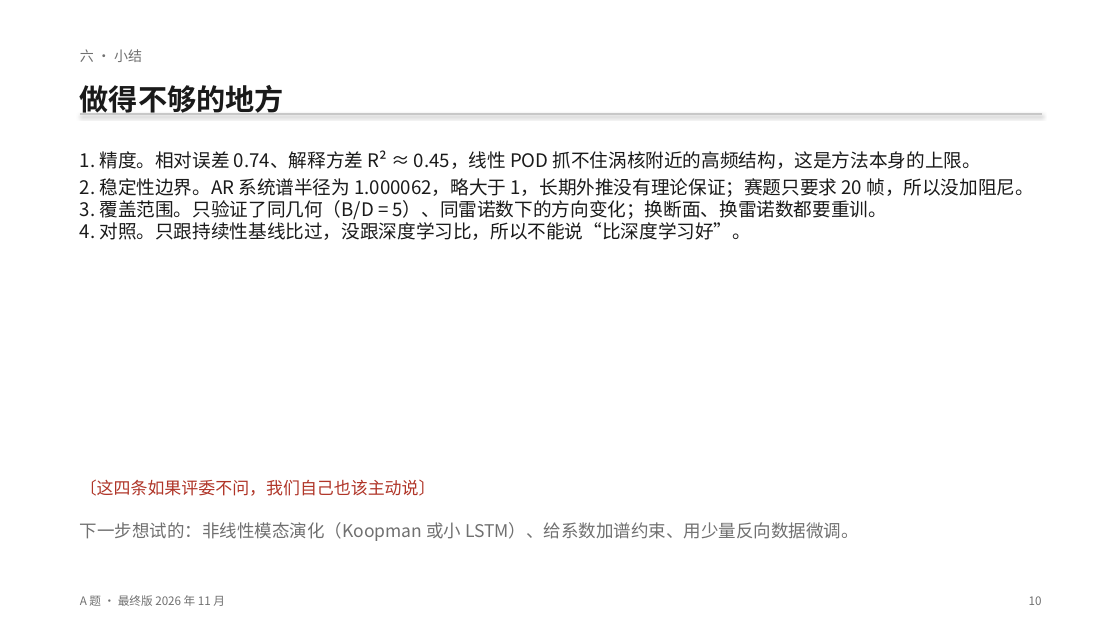
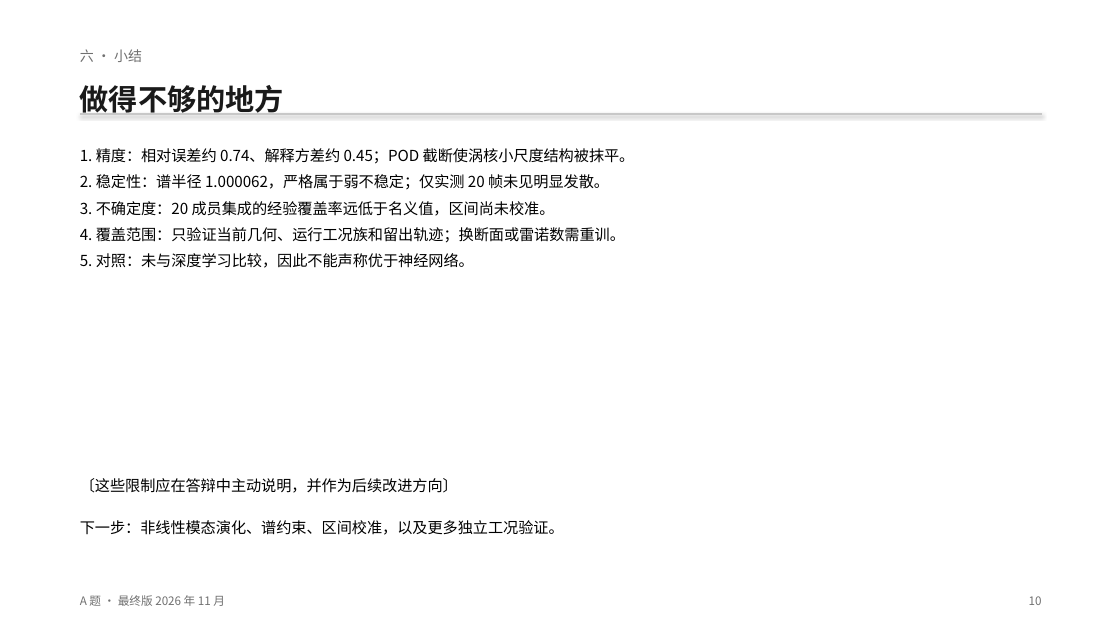
Before and after one commit to tuofeilun711/-A-, a slide deck: slide 10 of deliverables/A题_POD-AR_答辩汇报.pptx. Drawn at 1120x630 pixels with LibreOffice and Linux fonts; fonts in the diff are those of the drawing. Boxes give left, top, right and bottom in pixels: in the first picture for what was removed or moved away, otherwise in the second. Text is boxed around its words. In the diff, an @@ line names an element or a change of style, - is before the commit and + after.

```diff
--- a/deliverables/A题_POD-AR_答辩汇报.pptx
+++ b/deliverables/A题_POD-AR_答辩汇报.pptx
@@ text at [80,148,635,268]: text changed; size 16 to 13 pt; text colour #1A1A1A to #000000 @@
-1. 精度。相对误差 0.74、解释方差 R² ≈ 0.45，线性 POD 抓不住涡核附近的高频结构，这是方法本身的上限。
-2. 稳定性边界。AR 系统谱半径为 1.000062，略大于 1，长期外推没有理论保证；赛题只要求 20 帧，所以没加阻尼。
-3. 覆盖范围。只验证了同几何（B/D = 5）、同雷诺数下的方向变化；换断面、换雷诺数都要重训。
-4. 对照。只跟持续性基线比过，没跟深度学习比，所以不能说“比深度学习好”。
+1. 精度：相对误差约 0.74、解释方差约 0.45；POD 截断使涡核小尺度结构被抹平。
+2. 稳定性：谱半径 1.000062，严格属于弱不稳定；仅实测 20 帧未见明显发散。
+3. 不确定度：20 成员集成的经验覆盖率远低于名义值，区间尚未校准。
+4. 覆盖范围：只验证当前几何、运行工况族和留出轨迹；换断面或雷诺数需重训。
+5. 对照：未与深度学习比较，因此不能声称优于神经网络。
@@ text at [80,478,458,493]: text changed; size 14.5 to 13 pt; text colour #B03528 to #000000 @@
-〔这四条如果评委不问，我们自己也该主动说〕
+〔这些限制应在答辩中主动说明，并作为后续改进方向〕
@@ text at [80,520,564,535]: text changed; size 15 to 13 pt; text colour #707070 to #000000 @@
-下一步想试的：非线性模态演化（Koopman 或小 LSTM）、给系数加谱约束、用少量反向数据微调。
+下一步：非线性模态演化、谱约束、区间校准，以及更多独立工况验证。
```
Also in this commit, not shown: 6 other slides changed, 23 other files.
